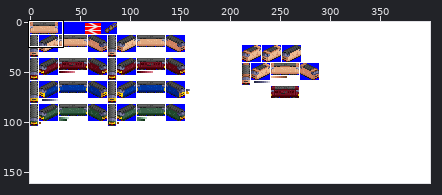
Edited in one commit: sprite sheet (gfx/BR52.png). The first picture is a wide view before the edit; the outline marks the close-up.
Close-up. Before the edit:
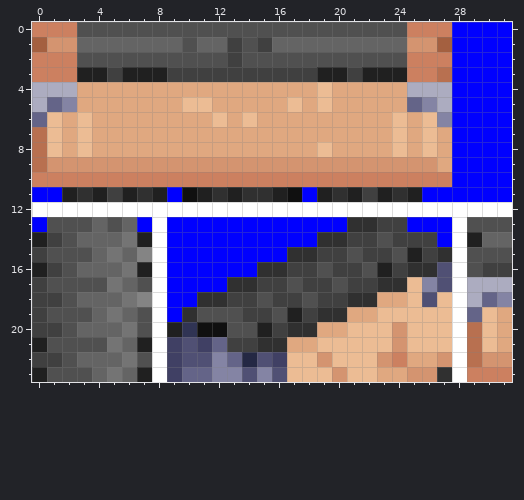
The file is 400x161 pixels. Shown: x 0..31, y 0..23.
After:
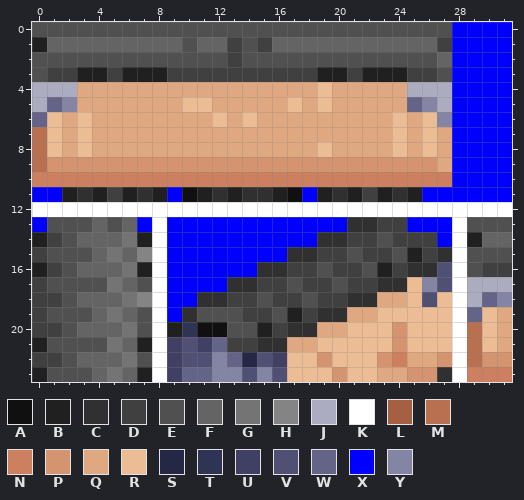
Palette (. is transparent): A #101010  B #202020  C #303030  D #404040  E #505050  F #646464  G #747474  H #848484  J #acacc0  K #ffffff  L #a46040  M #b87050  N #cc8060  P #d49470  Q #e0a880  R #ecbc94  S #242844  T #303454  U #404064  V #505074  W #646488  X #0000ff  Y #8484a4
Difference:
{"y":0,"x":0,"old":"NNN","new":"EEE"}
{"y":0,"x":25,"old":"NNN","new":"EEE"}
{"y":1,"x":0,"old":"LPP","new":"BFF"}
{"y":1,"x":25,"old":"PPL","new":"FFD"}
{"y":2,"x":0,"old":"NNN","new":"EEE"}
{"y":2,"x":25,"old":"NNN","new":"EEF"}
{"y":3,"x":0,"old":"NNN","new":"EDD"}
{"y":3,"x":25,"old":"NNM","new":"DDE"}
{"label":"changed","picture_box":[32,22,77,82]}
{"label":"changed","picture_box":[407,22,452,82]}
